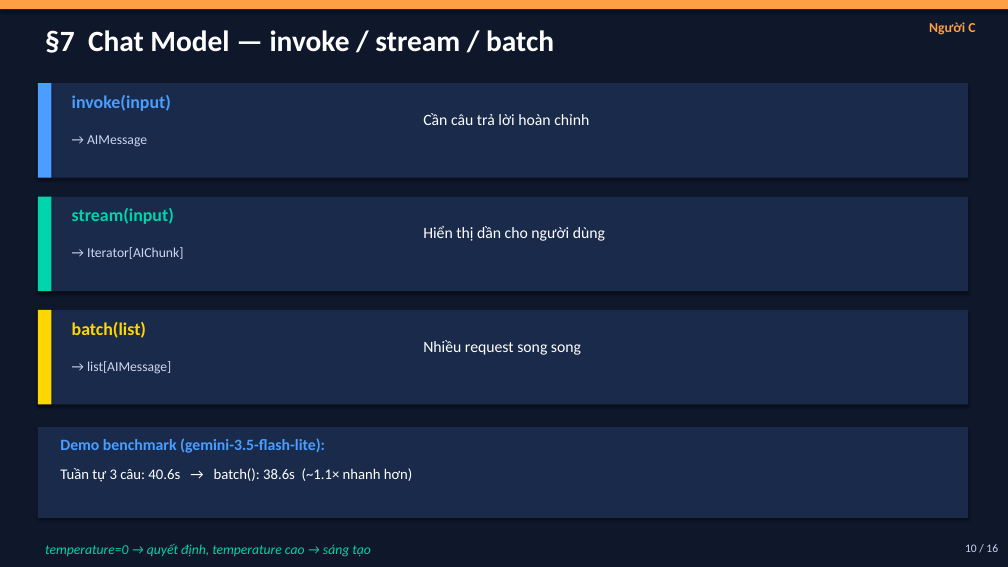
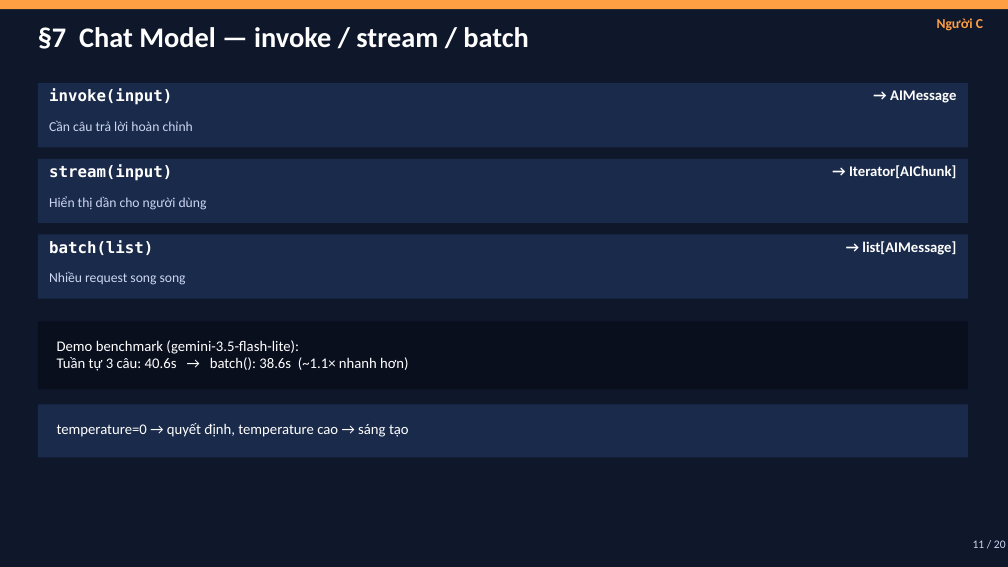
Before and after one commit to trinhminhkha24/b-i-t6-tu, a slide deck: slide 11 of LangChain_Presentation.pptx (slide 10 before the commit). Drawn at 1008x567 pixels with LibreOffice and Linux fonts; fonts in the diff are those of the drawing. Boxes give left, top, right and bottom in pixels: in the first picture for what was removed or moved away, otherwise in the second. Text is boxed around its words. In the diff, an @@ line names an element or a change of style, - is before the commit and + after.

```diff
--- a/LangChain_Presentation.pptx
+++ b/LangChain_Presentation.pptx
@@ text "§7 Chat Model — invoke ..." at (38, 27, 528, 49): size 28 to 27 pt @@
@@ text "Người C": place and size @@
-text "Người C" at (929, 22, 975, 35)
+text "Người C" at (937, 18, 983, 31)
@@ rectangle: place and size @@
-rectangle at (38, 83, 968, 178)
+rectangle at (38, 83, 968, 147)
@@ rectangle removed at (38, 83, 51, 178) @@
@@ text "invoke(input)": place and size @@
-text "invoke(input)" at (72, 95, 171, 111)
+text "invoke(input)" at (49, 88, 172, 105)
@@ text "invoke(input)" at (49, 88, 172, 105): size 17 to 15 pt, font Calibri to DejaVu Sans Mono, text colour #4A9EFF to #FFFFFF @@
@@ text "→ AIMessage": place and size @@
-text "→ AIMessage" at (87, 135, 147, 147)
+text "→ AIMessage" at (890, 90, 956, 103)
@@ text "Cần câu trả lời hoàn ...": place and size @@
-text "Cần câu trả lời hoàn ..." at (423, 113, 589, 125)
+text "Cần câu trả lời hoàn ..." at (49, 120, 193, 131)
@@ rectangle added at (38, 159, 968, 223), fill #1A2A4A @@
@@ text "stream(input)": place and size @@
-text "stream(input)" at (72, 208, 174, 224)
+text "stream(input)" at (49, 164, 172, 181)
@@ text "stream(input)" at (49, 164, 172, 181): size 17 to 15 pt, font Calibri to DejaVu Sans Mono, text colour #00D4AA to #FFFFFF @@
@@ text "→ Iterator[AIChunk]": place and size @@
-text "→ Iterator[AIChunk]" at (87, 247, 183, 259)
+text "→ Iterator[AIChunk]" at (849, 165, 956, 178)
@@ rectangle removed at (38, 197, 51, 291) @@
@@ text "Hiển thị dần cho người ...": place and size @@
-text "Hiển thị dần cho người ..." at (423, 226, 605, 241)
+text "Hiển thị dần cho người ..." at (49, 196, 207, 210)
@@ rectangle: place and size @@
-rectangle at (38, 197, 968, 291)
+rectangle at (38, 234, 968, 299)
@@ text "batch(list)": place and size @@
-text "batch(list)" at (72, 322, 146, 338)
+text "batch(list)" at (49, 240, 153, 255)
@@ text "batch(list)" at (49, 240, 153, 255): size 17 to 15 pt, font Calibri to DejaVu Sans Mono, text colour #FFD700 to #FFFFFF @@
@@ size 13 to 14 pt, text colour #CCD6F1 to #FFFFFF, bold on; alignment left to right in 3 elements at (890, 90, 956, 103), (849, 165, 956, 178), (862, 241, 956, 255) @@
@@ text "→ list[AIMessage]": place and size @@
-text "→ list[AIMessage]" at (87, 361, 171, 374)
+text "→ list[AIMessage]" at (862, 241, 956, 255)
@@ size 15 to 13 pt, text colour #FFFFFF to #CCD6F1 in 3 elements at (49, 120, 193, 131), (49, 196, 207, 210), (49, 271, 186, 285) @@
@@ text "Nhiều request song song": place and size @@
-text "Nhiều request song song" at (423, 340, 581, 355)
+text "Nhiều request song song" at (49, 271, 186, 285)
@@ rectangle: place and size @@
-rectangle at (38, 310, 968, 405)
+rectangle at (38, 321, 968, 389)
@@ rectangle at (38, 321, 968, 389): fill #1A2A4A to #0A0F1E; shadow off @@
@@ rectangle removed at (38, 310, 51, 405) @@
@@ text "Demo benchmark (gemini-3.5-flash-lite):": place and size @@
-text "Demo benchmark (gemini-3.5-flash-lite):" at (60, 468, 412, 482)
+text "Demo benchmark (gemini-3.5-flash-lite):" at (57, 340, 408, 371)
@@ text at (57, 340, 299, 354): paragraph added @@
+Demo benchmark (gemini-3.5-flash-lite):
@@ shadow off in 3 elements at (38, 83, 968, 147), (38, 234, 968, 299), (38, 405, 968, 457) @@
@@ rectangle: place and size @@
-rectangle at (38, 427, 968, 518)
+rectangle at (38, 405, 968, 457)
@@ text "temperature=0 → quyết định, temperature ...": place and size @@
-text "temperature=0 → quyết định, temperature ..." at (45, 543, 370, 557)
+text "temperature=0 → quyết định, temperature ..." at (57, 423, 409, 437)
@@ text "temperature=0 → quyết định, temperature ..." at (57, 423, 409, 437): size 13 to 14 pt, text colour #00D4AA to #FFFFFF, italic off @@
@@ text removed at (60, 438, 325, 453) @@
-Demo benchmark (gemini-3.5-flash-lite):
@@ text at (973, 540, 1006, 548): text changed @@
-10 / 16
+11 / 20
```
Also in this commit, not shown: 15 other slides changed, 4 slides added.
